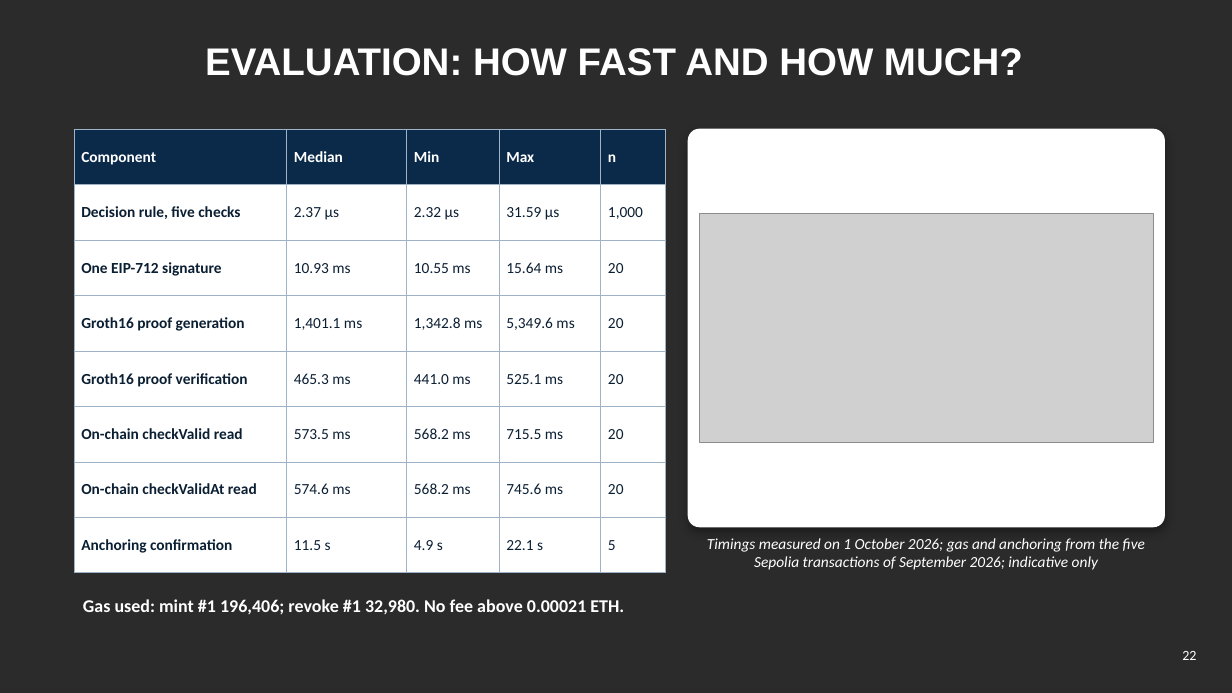
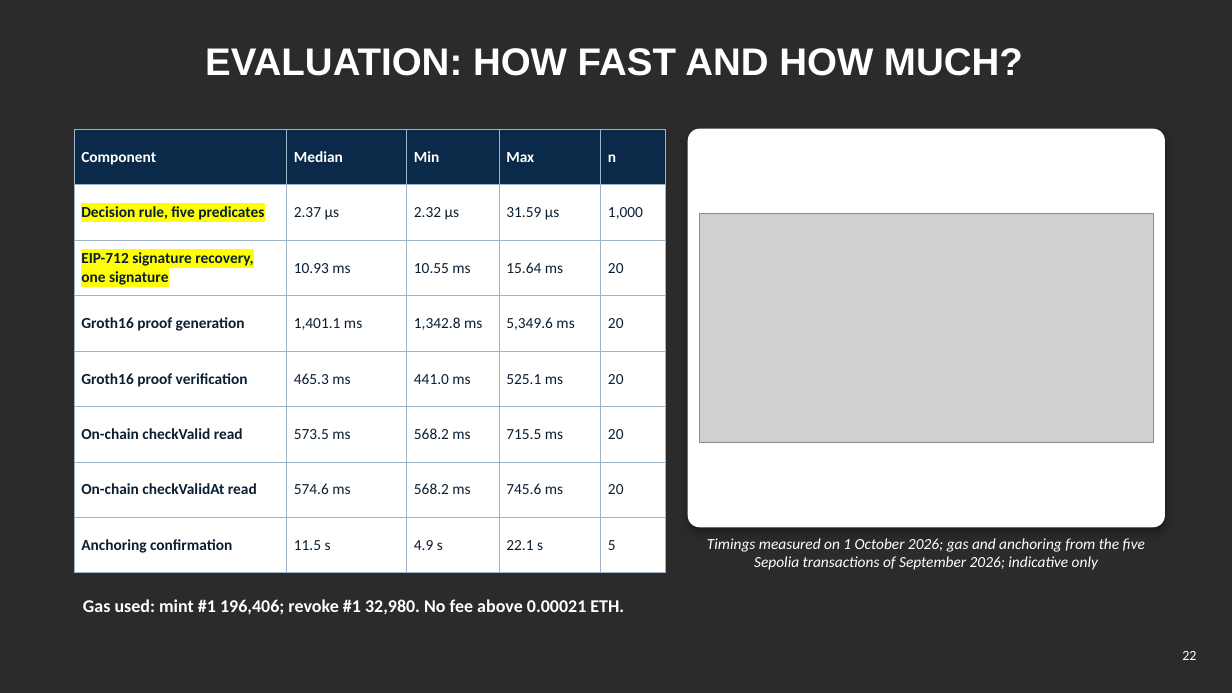
Before and after one commit to yasir12345678900/HealthRWA-Sepolia-Personal-try, a slide deck: slide 22 of docs/Yasir_Candidature_Reassessment_Slides_Simple_YELLOW_changes.pptx. Drawn at 1232x693 pixels with LibreOffice and Linux fonts; fonts in the diff are those of the drawing; grey boxes stand for pictures; background and template pictures are left out; a plain dark background stands for a picture behind light text. Boxes give left, top, right and bottom in pixels: in the first picture for what was removed or moved away, otherwise in the second. Text is boxed around its words. In the diff, an @@ line names an element or a change of style, - is before the commit and + after.

```diff
--- a/docs/Yasir_Candidature_Reassessment_Slides_Simple_YELLOW_changes.pptx
+++ b/docs/Yasir_Candidature_Reassessment_Slides_Simple_YELLOW_changes.pptx
@@ table at [74, 129, 665, 557] @@
-row 2, column 1: Decision rule, five checks
+row 2, column 1: Decision rule, five predicates
-row 3, column 1: One EIP-712 signature
+row 3, column 1: EIP-712 signature recovery, one signature
```
Also in this commit, not shown: 7 other slides changed, 1 slide added, 3 other files.
